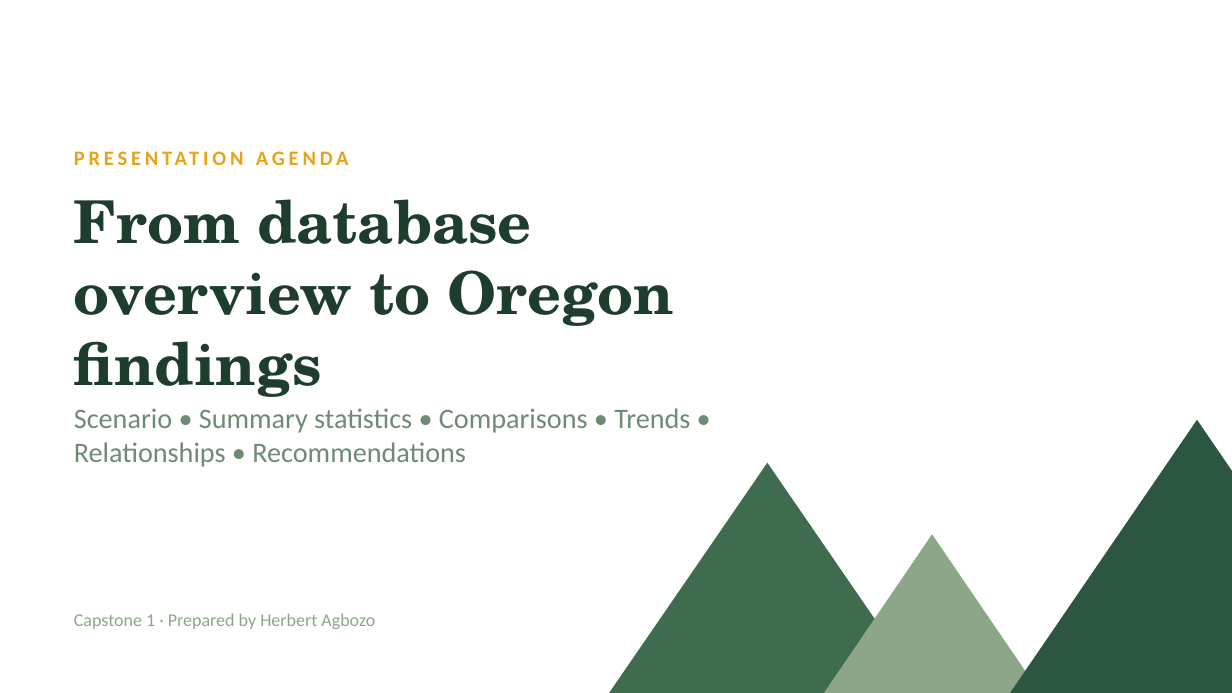
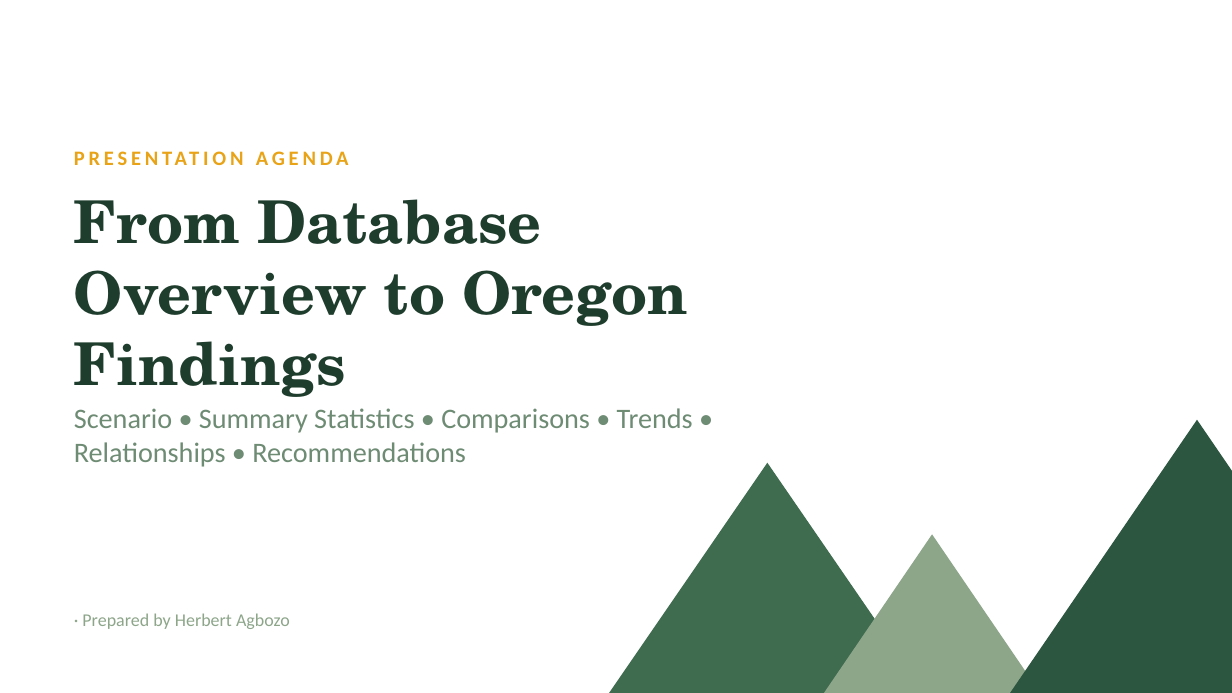
Before and after one commit to agbozoherbert-gif/Capstone_1, a slide deck: slide 2 of Agbozo_SQL_Capstone.pptx. Drawn at 1232x693 pixels with LibreOffice and Linux fonts; fonts in the diff are those of the drawing. Boxes give left, top, right and bottom in pixels: in the first picture for what was removed or moved away, otherwise in the second. Text is boxed around its words. In the diff, an @@ line names an element or a change of style, - is before the commit and + after.

Commit message:
Finalize Capstone Presentation

```diff
--- a/Agbozo_SQL_Capstone.pptx
+++ b/Agbozo_SQL_Capstone.pptx
@@ text in free at (74, 199, 688, 397): text changed @@
-From database overview to Oregon findings
+From Database Overview to Oregon Findings
@@ text in free at (74, 408, 693, 467): text changed @@
-Scenario • Summary statistics • Comparisons • Trends • Relationships • Recommendations
+Scenario • Summary Statistics • Comparisons • Trends • Relationships • Recommendations
@@ text in free at (82, 613, 290, 629): text changed @@
-Capstone 1 · Prepared by Herbert Agbozo
+· Prepared by Herbert Agbozo
```
Also in this commit, not shown: 2 other slides changed.
